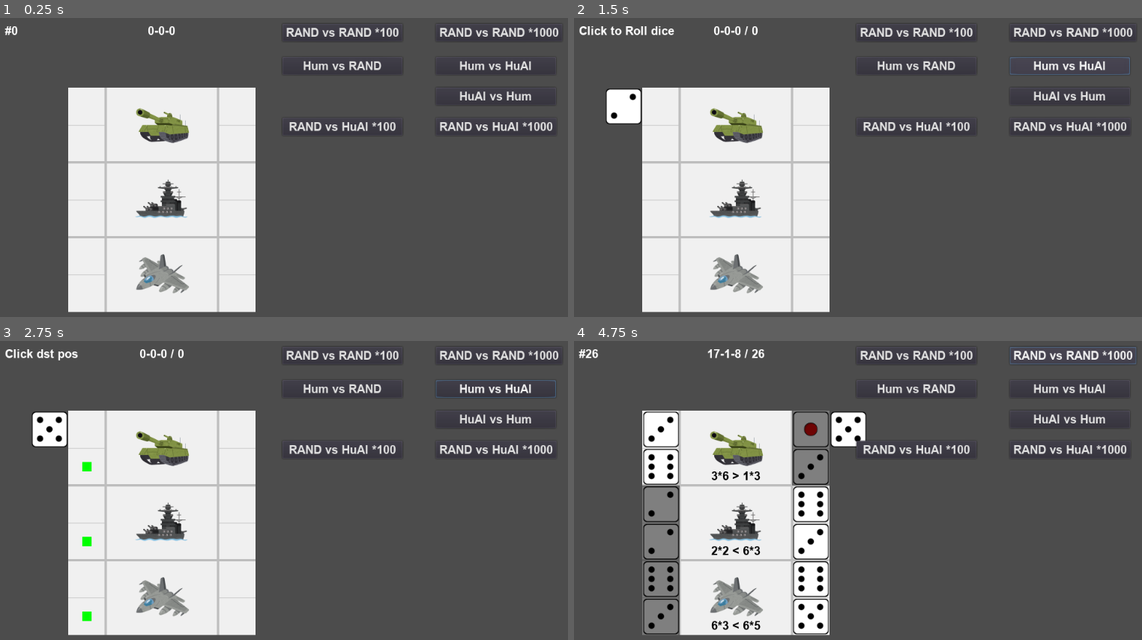
Above: before the commit, frames 1-4 (two rows, left to right).
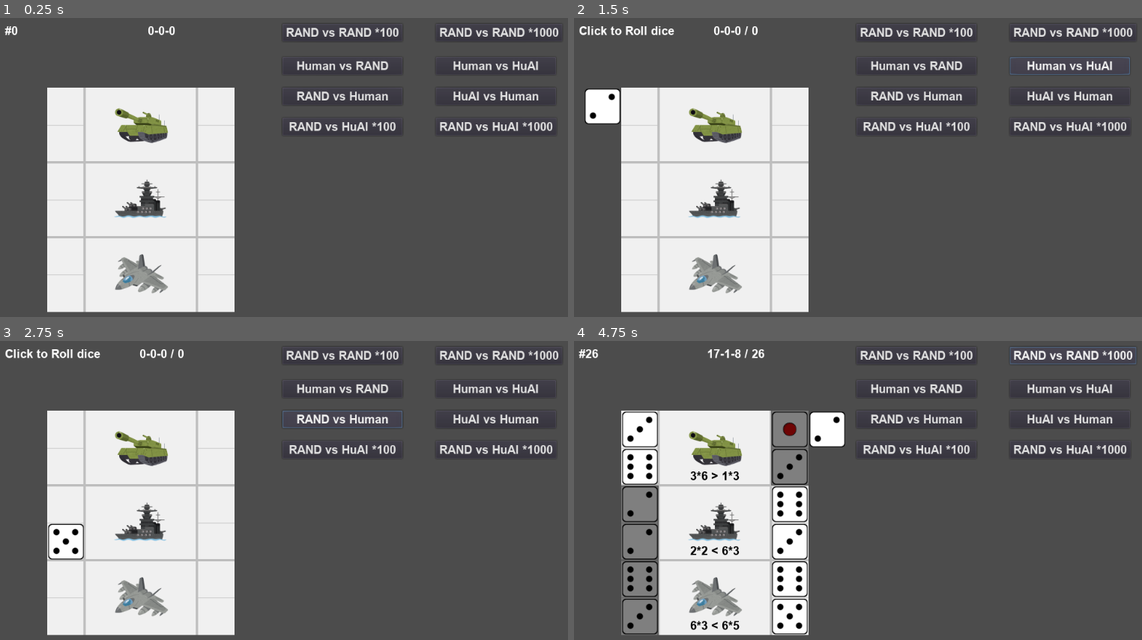
Above: after the commit, the same moments.

Repository: vivisuke/ANAF
Game: Godot game, scene res://MainScene.tscn
Same seed, same stepped clock (60 frames per second), same inputs: the game is played once before the commit and once after it.
Inputs (mouse positions are in pixels of both pictures, inside the frame that each line leads up to):
- Up to frame 1 (0.25 s): no input
- Up to frame 2 (1.5 s): click "Hum vs RAND" (after the commit: "Human vs RAND") at 0.5 s; click "Hum vs HuAI" (after the commit: "Human vs HuAI") at 1.25 s
- Up to frame 3 (2.75 s): click (340, 418) at 2 s, where only the run after the commit has a clickable "RAND vs Human"
- Up to frame 4 (4.75 s): click "HuAI vs Hum" (after the commit: "HuAI vs Human") at 2.75 s; click "RAND vs RAND *100" at 3.5 s; click "RAND vs RAND *1000" at 4.25 s

The runs differ from the first frame. In frame 1, 11% of the frame differs, in the area x 8-95%, y 14-99%; in frame 2, 11%; in frame 3, 11%; in frame 4, 16%.

Commit message:
0017 ◎ C 11/01 11/02 0.001│ToDo│確率計算をテーブル化？

Diff:
--- a/ANAF/MainScene.gd
+++ b/ANAF/MainScene.gd
@@ -12,7 +12,8 @@
 const DICE_Y = 0
 enum {
 	MODE_INIT = 0,
-	MODE_HUMAN_RAND,		# 先手（左側）：人間、後手：ランダム
+	MODE_HUMAN_RAND,	# 先手（左側）：人間、後手：ランダム
+	MODE_RAND_HUMAN,	# 先手（左側）：ランダム、後手：人間
 	MODE_HUMAN_HAI,		# 先手（左側）：人間、後手：ヒューリスティックAI
 	#MODE_HUAI_HUM,		# 先手（左側）：ヒューリスティックAI、後手：人間
 	MODE_HAI_HUMAN,		# 先手（左側）：ヒューリスティックAI、後手：人間
@@ -33,12 +34,17 @@
 var left_turn = true		# 左側の手番
 var dice = 0
 var wcnt = 0				# ウェイト用カウンタ
+var expected_table_10 = []		# slf:[0, d1], opo:[0, 0] の場合の期待値、ix = d1 - 1
+var expected_table_11 = []		# slf:[0, d1], opo:[0, d3] の場合の期待値、ix = (d1-1)*6 + d3-1
+var expected_table_20 = []		# slf:[d0, d1], opo:[0, 0] の場合の期待値、ix = (d0-1)*6 + (d1-1)
+var expected_table_21 = []		# slf:[d0, d1], opo:[0, d3] の場合の期待値、ix = ((d0-1)*6 + (d1-1))*6 + d3-1
 var labels = []				# 大小比較結果ラベル
 var CmpLabel = load("res://CmpLabel.tscn")
 var rng = RandomNumberGenerator.new()
 
 func _ready():
 	rng.randomize()
+	build_expected_table()
 	clear_dice()
 	clear_cursor()
 	for i in range(3):
@@ -48,8 +54,89 @@
 		l.text = ""
 		$Board.add_child(l)
 		labels.push_back(l)
+	#
+	var slf = [0, 0]
+	var opo = [0, 0]
+	#print(expected_value2(slf, opo))
+	#for i in range(6):
+	#	slf[1] = i + 1
+	#	print(expected_value2(slf, opo), ", ", expected_value0(slf, opo))
+	#	#assert( expected_value0(slf, opo) == expected_value2(slf, opo) )
+	"""
+	for d0 in range(7):
+		slf[0] = d0
+		for d1 in range(7):
+			if d0 != 0 && d1 == 0: continue
+			slf[1] = d1
+			for d2 in range(7):
+				opo[0] = d2
+				for d3 in range(7):
+					if d2 != 0 && d3 == 0: continue
+					opo[1] = d3
+					if expected_value2(slf, opo) != expected_value0(slf, opo):
+						print(d0, d1, d2, d3, ": ", expected_value2(slf, opo), ", ", expected_value0(slf, opo))
+	"""
 	pass
-
+func build_expected_table():
+	expected_table_10.resize(6)
+	for d1 in range(1, 7):		# [1, 6]
+		var sum = 0.0
+		for t0 in range(1, 7):
+			for t2 in range(1, 7):
+				for t3 in range(1, 7):
+					var d0d1 = t0 * d1
+					var d2d3 = t2 * t3
+					if d0d1 < d2d3: sum -= 1.0
+					elif d0d1 > d2d3: sum += 1.0
+		expected_table_10[d1-1] = sum / (6*6*6)
+	print(expected_table_10, "\n")
+
+	expected_table_11.resize(6*6)
+	for d1 in range(1, 7):		# [1, 6]
+		for d3 in range(1, 7):		# [1, 6]
+			var sum = 0.0
+			for t0 in range(1, 7):
+				for t2 in range(1, 7):
+					var d0d1 = t0 * d1
+					var d2d3 = t2 * d3
+					if d0d1 < d2d3: sum -= 1.0
+					elif d0d1 > d2d3: sum += 1.0
+			expected_table_11[(d1-1)*6+d3-1] = sum / (6*6)
+	#print(expected_table_11)
+	for i in range(6):
+		var ix = i * 6
+		print(expected_table_11.slice(ix, ix+5))
+
+	# slf:[d0, d1], opo:[0, 0] の場合の期待値、ix = (d0-1)*6 + (d1-1)
+	expected_table_20.resize(6*6)
+	for d0 in range(1, 7):		# [1, 6]
+		for d1 in range(1, 7):		# [1, 6]
+			var sum = 0.0
+			for t2 in range(1, 7):
+				for t3 in range(1, 7):
+					var d0d1 = d0 * d1
+					var d2d3 = t2 * t3
+					if d0d1 < d2d3: sum -= 1.0
+					elif d0d1 > d2d3: sum += 1.0
+			expected_table_20[(d0-1)*6+d1-1] = sum / (6*6)
+	#print(expected_table_11)
+	print("")
+	for i in range(6):
+		var ix = i * 6
+		print(expected_table_20.slice(ix, ix+5))
+
+	# slf:[d0, d1], opo:[0, d3] の場合の期待値、ix = ((d0-1)*6 + (d1-1))*6 + d3-1
+	expected_table_21.resize(6*6*6)
+	for d0 in range(1, 7):		# [1, 6]
+		for d1 in range(1, 7):		# [1, 6]
+			for d3 in range(1, 7):		# [1, 6]
+				var sum = 0.0
+				for t2 in range(1, 7):
+					var d0d1 = d0 * d1
+					var d2d3 = t2 * d3
+					if d0d1 < d2d3: sum -= 1.0
+					elif d0d1 > d2d3: sum += 1.0
+				expected_table_21[((d0-1)*6 + (d1-1))*6+d3-1] = sum / (6)
 func clear_dice():
 	for y in range(6):
 		$Board/DiceTileMap.set_cell(LEFT_X, y, TILE_NONE)
@@ -134,6 +221,39 @@
 	return lst[rng.randi_range(0, lst.size() - 1)]
 # opo: [0, d2], lft: [0, 0] のように、opo の方がダイス数が多いか等しいものとする
 func expected_value(slf, opo) -> float:	# サイコロ２つまでの、slf から見た期待値 [-1, 1] を計算
+	return expected_value2(slf, opo)
+func expected_value2(slf, opo) -> float:	# サイコロ２つまでの、slf から見た期待値 [-1, 1] を計算
+	if opo == slf: return 0.0
+	var d0 = slf[0]
+	var d1 = slf[1]
+	var d2 = opo[0]
+	var d3 = opo[1]
+	if d0 == 0:	# lt: [0, ?], rt: [?, ?]
+		if d2 == 0:	# lt: [0, ?], rt: [0, ?]
+			if d1 == 0:	# lt: [0, 0], rt: [0, d3]
+				assert( d3 != 0 )
+				return -expected_table_10[d3-1]
+			else:				# lt: [0, d1], rt: [0, ?]
+				if d3 == 0:		# lt: [0, d1], rt: [0, 0]
+					return expected_table_10[d1-1]
+				else:		# lt: [0, d1], rt: [0, d3]
+					return expected_table_11[(d1-1)*6 + d3-1]
+		else:				# lt: [0, ?], rt: [d2, ?]
+			return -expected_value2(opo, slf)
+	else:
+		if d2 == 0:		# lt: [d0, d1], rt: [0, ?]
+			assert( d1 != 0 )
+			if d3 == 0:		# lt: [d0, d1], rt: [0, 0]
+				return expected_table_20[(d0-1)*6 + (d1-1)]
+			else:			# lt: [d0, d1], rt: [0, d3]
+				return expected_table_21[((d0-1)*6 + (d1-1))*6 + d3-1]
+		else:				# lt: [d0, d1], rt: [d2, d3]
+			var d0d1 = d0 * d1
+			var d2d3 = d2 * d3
+			if d0d1 > d2d3: return 1.0
+			if d0d1 < d2d3: return -1.0
+			return 0.0
+func expected_value0(slf, opo) -> float:	# サイコロ２つまでの、slf から見た期待値 [-1, 1] を計算
 	if opo == slf: return 0.0
 	var d0 = opo[0]
 	var d1 = opo[1]
@@ -143,7 +263,7 @@
 		if d2 == 0:	# lt: [0, ?], rt: [0, ?]
 			if d1 == 0:	# lt: [0, 0], rt: [0, d3]
 				assert( d3 != 0 )
-				return -expected_value(opo, slf)
+				return -expected_value0(opo, slf)
 			else:				# lt: [0, d1], rt: [0, ?]
 				if d3 == 0:		# lt: [0, d1], rt: [0, 0]
 					var sum = 0.0
@@ -165,7 +285,7 @@
 								elif d0d1 < d2d3: sum += 1.0
 					return sum / (6*6)
 		else:				# lt: [0, ?], rt: [d2, ?]
-			return -expected_value(opo, slf)
+			return -expected_value0(opo, slf)
 		pass
 	else:				# lt: [d0, ?], rt: [?, ?]
 		if d2 == 0:		# lt: [d0, d1], rt: [0, ?]
@@ -194,7 +314,7 @@
 			if d0d1 < d2d3: return 1.0
 			return 0.0
 	return 999.0
-func input_hai_human():
+func input_X_human():		# 左側：人間以外、右側：人間
 	if get_dice(RIGHT_X, 0) != 0 && get_dice(RIGHT_X, 2) != 0 && get_dice(RIGHT_X, 4) != 0:
 		mode = MODE_INIT
 		return
@@ -233,7 +353,7 @@
 	#	var left = [get_dice(LEFT_X, y), get_dice(LEFT_X, y+1)]
 	#	var right = [get_dice(RIGHT_X, y), get_dice(RIGHT_X, y+1)]
 	#	print("exp val = ", expected_value(right, left))
-func input_human_rand_or_hai():
+func input_human_X():		# 左側（先手）：人間 vs 右側（後手）：ランダム、AI など人間以外
 	$NEpiLabel.text = ""
 	if left_turn:
 		if get_dice(RIGHT_X, 0) != 0 && get_dice(RIGHT_X, 2) != 0 && get_dice(RIGHT_X, 4) != 0:
@@ -287,12 +407,10 @@
 #					$NEpiLabel.text = ""
 func _input(event):
 	if event is InputEventMouseButton && event.is_pressed():
-		if mode == MODE_HAI_HUMAN:
-			input_hai_human()
+		if mode == MODE_RAND_HUMAN || mode == MODE_HAI_HUMAN:
+			input_X_human()
 		elif mode == MODE_HUMAN_RAND || mode == MODE_HUMAN_HAI:
-			input_human_rand_or_hai()
-		#elif mode == MODE_HUAI_HUM:
-		#	input_hai_human()
+			input_human_X()
 func sel_move_heuristic(slf, opo):
 	var mx = -999
 	var mi = -1
@@ -417,7 +535,27 @@
 			dice = 0
 			set_dice(LEFT_DICE_X, DICE_Y, 0)
 			$NEpiLabel.text = "Click to Roll dice"
-func process_hum_rand_or_hai():
+func process_rand_human():
+	if !left_turn: return
+	if get_dice(LEFT_X, 0) != 0 && get_dice(LEFT_X, 2) != 0 && get_dice(LEFT_X, 4) != 0:
+		mode = MODE_INIT
+		return
+	if !dice:	# ダイスが振られていない場合
+		dice = rng.randi_range(1, 6)
+		set_dice(LEFT_DICE_X, DICE_Y, dice)
+		wcnt = 30
+	else:
+		wcnt -= 1
+		if wcnt > 0: return
+		var y = sel_move_randomly(LEFT_X)
+		if y >= 0:
+			set_dice(LEFT_X, y, dice)
+			update_cursor()
+			left_turn = !left_turn
+			dice = 0
+			set_dice(LEFT_DICE_X, DICE_Y, 0)
+			$NEpiLabel.text = "Click to Roll dice"
+func process_hum_X():		# 左側：人間 vs 右側：人間以外
 	if left_turn: return
 	if !dice:	# ダイスが振られていない場合
 		dice = rng.randi_range(1, 6)
@@ -493,8 +631,10 @@
 		process_hai_rand()
 	elif mode == MODE_HAI_HUMAN:
 		process_hai_human()
+	elif mode == MODE_RAND_HUMAN:
+		process_rand_human()
 	elif mode == MODE_HUMAN_RAND || mode == MODE_HUMAN_HAI:
-		process_hum_rand_or_hai()
+		process_hum_X()
 	#elif mode == MODE_HUAI_HUM:
 	#	process_hai_hum()
 	pass
@@ -549,8 +689,19 @@
 	left_turn = true
 	$NEpiLabel.text = "Click to Roll dice"
 	pass
-
-
+func _on_RxHum_Button_pressed():		# ランダム vs 人間
+	if mode == MODE_RAND_HUMAN: return
+	if last_mode != MODE_RAND_HUMAN:
+		clear_stats()
+		update_stats_label()
+	mode = MODE_RAND_HUMAN
+	last_mode = MODE_RAND_HUMAN
+	dice = 0
+	clear_dice()
+	update_cursor()
+	left_turn = true
+	$NEpiLabel.text = ""
+	pass
 func _on_HumxHuAI_Button_pressed():		# 人間 vs ヒューリスティックAI
 	if mode == MODE_HUMAN_HAI: return
 	if last_mode != MODE_HUMAN_HAI:
--- a/ANAF/MainScene.tscn
+++ b/ANAF/MainScene.tscn
@@ -166,9 +166,9 @@
 }
 
 [node name="Board" type="ColorRect" parent="."]
-margin_left = 128.0
+margin_left = 92.0
 margin_top = 128.0
-margin_right = 448.0
+margin_right = 412.0
 margin_bottom = 512.0
 color = Color( 0.941176, 0.941176, 0.941176, 1 )
 script = ExtResource( 2 )
@@ -224,7 +224,18 @@
 margin_right = 699.0
 margin_bottom = 106.0
 custom_fonts/font = SubResource( 4 )
-text = "Hum vs RAND"
+text = "Human vs RAND"
+__meta__ = {
+"_edit_use_anchors_": false
+}
+
+[node name="RxHum_Button" type="Button" parent="."]
+margin_left = 494.0
+margin_top = 128.0
+margin_right = 699.0
+margin_bottom = 158.0
+custom_fonts/font = SubResource( 4 )
+text = "RAND vs Human"
 __meta__ = {
 "_edit_use_anchors_": false
 }
@@ -235,7 +246,7 @@
 margin_right = 961.336
 margin_bottom = 106.0
 custom_fonts/font = SubResource( 4 )
-text = "Hum vs HuAI"
+text = "Human vs HuAI"
 __meta__ = {
 "_edit_use_anchors_": false
 }
@@ -246,7 +257,7 @@
 margin_right = 961.336
 margin_bottom = 158.0
 custom_fonts/font = SubResource( 4 )
-text = "HuAI vs Hum"
+text = "HuAI vs Human"
 __meta__ = {
 "_edit_use_anchors_": false
 }
@@ -276,6 +287,7 @@
 [connection signal="pressed" from="RxRx100_Button" to="." method="_on_RxRx100_Button_pressed"]
 [connection signal="pressed" from="RxRx1000_Button" to="." method="_on_RxRx1000_Button_pressed"]
 [connection signal="pressed" from="HumxR_Button" to="." method="_on_HumxR_Button_pressed"]
+[connection signal="pressed" from="RxHum_Button" to="." method="_on_RxHum_Button_pressed"]
 [connection signal="pressed" from="HumxHuAI_Button" to="." method="_on_HumxHuAI_Button_pressed"]
 [connection signal="pressed" from="HuAIxHum_Button" to="." method="_on_HuAIxHum_Button_pressed"]
 [connection signal="pressed" from="RxHuAIx100_Button" to="." method="_on_RxHuAIx100_Button_pressed"]
Not shown, changed: ANAF.spr
Not shown, changed: ANAF/html/ANAF.html
Not shown, changed: ANAF/html/ANAF.pck
